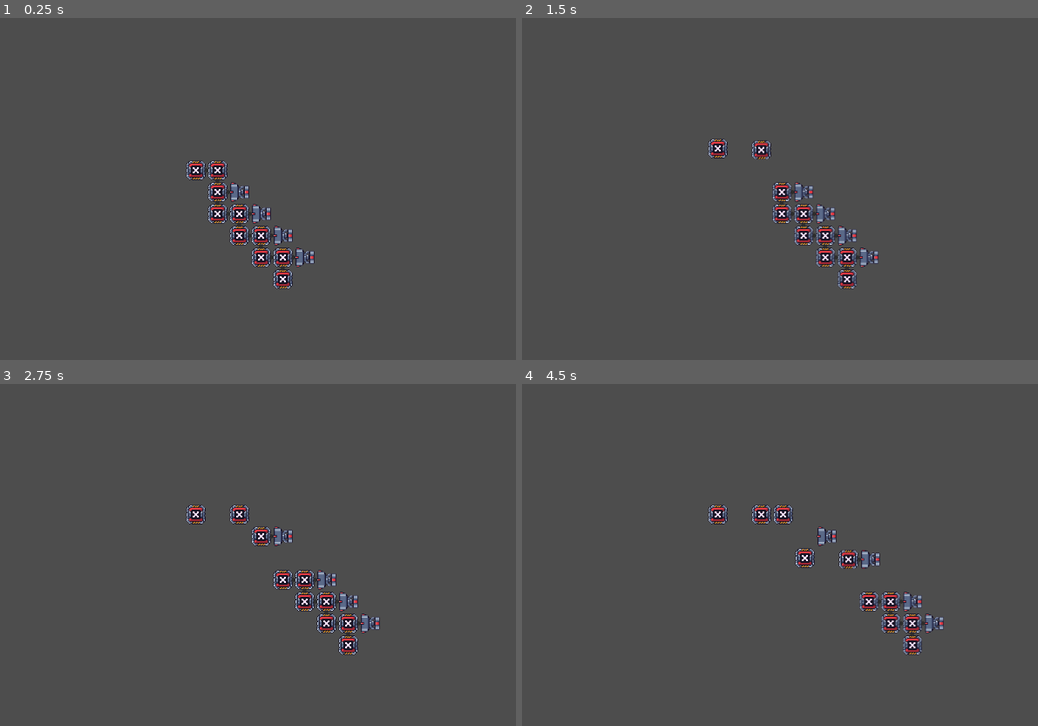
Above: before the commit, frames 1-4 (two rows, left to right).
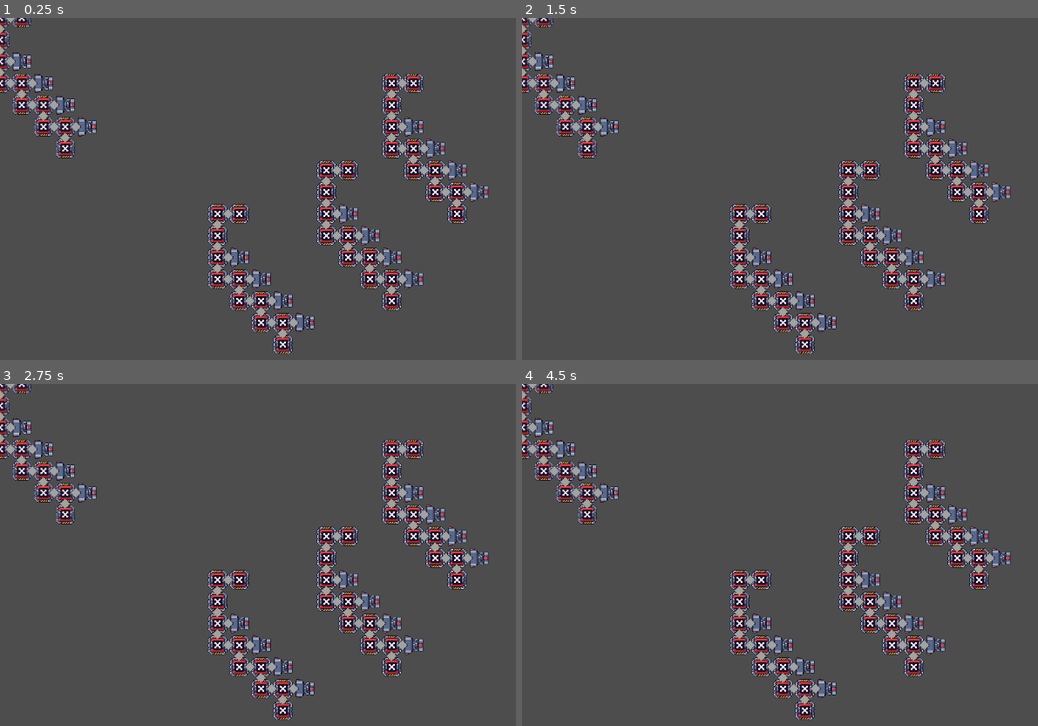
Above: after the commit, the same moments.

Repository: Retorikal/Nanodrone
Game: Godot game, scene res://Game/Level1.tscn
The game is run twice, just before and just after one commit, with the same random seed, the same clock (stepped at 60 frames per second) and the same inputs.
Inputs (mouse positions are in pixels of both pictures, inside the frame that each line leads up to):
- Up to frame 1 (0.25 s): no input
- Up to frame 2 (1.5 s): tap Enter at 0.5 s; move the mouse to (728, 171) at 0.52 s; click (728, 171) at 0.67 s; tap Space at 1.25 s; move the mouse to (759, 182) at 1.27 s; click (759, 182) at 1.42 s
- Up to frame 3 (2.75 s): tap Enter at 2 s; move the mouse to (263, 568) at 2.02 s; click (263, 568) at 2.17 s
- Up to frame 4 (4.5 s): tap Space at 2.75, 4.25 s; move the mouse to (795, 537) at 2.77 s; click (795, 537) at 2.92 s; tap Enter at 3.5 s; move the mouse to (816, 578) at 3.52 s; click (816, 578) at 3.67 s; move the mouse to (847, 589) at 4.27 s; click (847, 589) at 4.42 s

The runs differ from the first frame. In frame 1, 13% of the frame differs, in the area x 0-95%, y 0-99%; in frame 2, 13%; in frame 3, 12%; in frame 4, 12%.

Commit message:
wololo

Diff:
--- /dev/null
+++ b/Game/GameSession.tscn
@@ -0,0 +1,3 @@
+[gd_scene format=3 uid="uid://67nvt00cll2i"]
+
+[node name="GameSession" type="Node2D"]
--- a/Game/Level1.tscn
+++ b/Game/Level1.tscn
@@ -3,9 +3,27 @@
 [ext_resource type="PackedScene" uid="uid://dilw0qrwwkel7" path="res://Prefabs/Drones/PlayerDrone.tscn" id="1_n34wm"]
 [ext_resource type="Script" path="res://Scripts/Managers/LevelManager.gd" id="1_ymga8"]
 
-[node name="Node2D" type="Node2D"]
+[node name="LevelManager" type="Node2D"]
 script = ExtResource("1_ymga8")
+region_bound_tl = Vector2i(5, 2)
+region_bound_br = Vector2i(31, 17)
+grid_stride = null
 
 [node name="Drone" parent="." instance=ExtResource("1_n34wm")]
-position = Vector2(360, 216)
-grid_pos = Vector2i(10, 6)
+position = Vector2(540, 252)
+grid_pos = Vector2i(15, 7)
+split_strength = 2
+
+[node name="Drone2" parent="." instance=ExtResource("1_n34wm")]
+position = Vector2(360, 324)
+grid_pos = Vector2i(10, 9)
+split_strength = 2
+
+[node name="Drone4" parent="." instance=ExtResource("1_n34wm")]
+position = Vector2(1.4013e-45, 1.4013e-45)
+split_strength = 2
+
+[node name="Drone3" parent="." instance=ExtResource("1_n34wm")]
+position = Vector2(648, 108)
+grid_pos = Vector2i(18, 3)
+split_strength = 2
--- a/Prefabs/Cells/PlayerCell.tscn
+++ b/Prefabs/Cells/PlayerCell.tscn
@@ -1,12 +1,19 @@
-[gd_scene load_steps=3 format=3 uid="uid://dmryddlqdx0m1"]
+[gd_scene load_steps=4 format=3 uid="uid://dmryddlqdx0m1"]
 
 [ext_resource type="Script" path="res://Scripts/Entities/Cell.gd" id="1_ppb71"]
 [ext_resource type="Texture2D" uid="uid://5rxg8cjn8mtd" path="res://Assets/PlayerCore.tres" id="2_a1037"]
 
-[node name="Cell" type="Node2D"]
+[sub_resource type="RectangleShape2D" id="RectangleShape2D_7veu6"]
+size = Vector2(32, 32)
+
+[node name="Cell" type="Area2D"]
 script = ExtResource("1_ppb71")
 
 [node name="NewAtlasTexture" type="Sprite2D" parent="."]
 texture = ExtResource("2_a1037")
 
+[node name="CollisionShape2D" type="CollisionShape2D" parent="."]
+shape = SubResource("RectangleShape2D_7veu6")
+
 [connection signal="child_entered_tree" from="." to="." method="_on_child_entered_tree"]
+[connection signal="input_event" from="." to="." method="_on_input_event"]
--- a/Prefabs/Cells/PlayerGun.tscn
+++ b/Prefabs/Cells/PlayerGun.tscn
@@ -1,13 +1,20 @@
-[gd_scene load_steps=3 format=3 uid="uid://bm1vs2wmaipd5"]
+[gd_scene load_steps=4 format=3 uid="uid://bm1vs2wmaipd5"]
 
 [ext_resource type="Script" path="res://Scripts/Entities/CellGun.gd" id="1_cp8tf"]
 [ext_resource type="Texture2D" uid="uid://tixjn5urxxyw" path="res://Assets/PlayerGun.tres" id="2_ai7mq"]
 
-[node name="Gun" type="Node2D"]
+[sub_resource type="RectangleShape2D" id="RectangleShape2D_hxban"]
+size = Vector2(32, 32)
+
+[node name="Gun" type="Area2D"]
 script = ExtResource("1_cp8tf")
 life = 1
 
 [node name="NewAtlasTexture" type="Sprite2D" parent="."]
 texture = ExtResource("2_ai7mq")
 
+[node name="CollisionShape2D" type="CollisionShape2D" parent="."]
+shape = SubResource("RectangleShape2D_hxban")
+
 [connection signal="child_entered_tree" from="." to="." method="_on_child_entered_tree"]
+[connection signal="input_event" from="." to="." method="_on_input_event"]
--- a/Prefabs/Drones/Joint.tscn
+++ b/Prefabs/Drones/Joint.tscn
@@ -5,16 +5,14 @@
 [sub_resource type="CircleShape2D" id="CircleShape2D_8tjpw"]
 radius = 8.0
 
-[node name="Breakpoint" type="Polygon2D"]
-color = Color(0.180005, 0.180005, 0.180005, 1)
-polygon = PackedVector2Array(-4, 0, 0, -4, 4, 0, 0, 4)
+[node name="Breakpoint" type="Area2D"]
 script = ExtResource("1_h7qkf")
 
-[node name="Area2D" type="Area2D" parent="."]
-
-[node name="CollisionShape2D" type="CollisionShape2D" parent="Area2D"]
+[node name="CollisionShape2D" type="CollisionShape2D" parent="."]
 shape = SubResource("CircleShape2D_8tjpw")
 
-[connection signal="input_event" from="Area2D" to="." method="_on_area_2d_input_event"]
-[connection signal="mouse_entered" from="Area2D" to="." method="_on_area_2d_mouse_entered"]
-[connection signal="mouse_exited" from="Area2D" to="." method="_on_area_2d_mouse_exited"]
+[node name="Area2D" type="Polygon2D" parent="."]
+color = Color(0.637843, 0.637843, 0.637843, 1)
+polygon = PackedVector2Array(-8, 0, 0, 8, 8, 0, 0, -8)
+
+[connection signal="input_event" from="." to="." method="_on_input_event"]
--- a/Prefabs/Drones/PlayerDrone.tscn
+++ b/Prefabs/Drones/PlayerDrone.tscn
@@ -7,18 +7,19 @@
 
 [node name="Drone" type="Node2D"]
 script = ExtResource("1_llct6")
+split_strength = 4
 breakpoint_template = ExtResource("2_tjsaw")
-size = 14
-max_life = 24.0
+size = 15
+max_life = 26.0
 
 [node name="Cell6" parent="." instance=ExtResource("2_8pacg")]
-position = Vector2(-36, 36)
-connected_D = true
-grid_pos = Vector2i(-1, 1)
+position = Vector2(36, 0)
+connected_A = true
+grid_pos = Vector2i(1, 0)
 
 [node name="Cell8" parent="." instance=ExtResource("2_8pacg")]
 position = Vector2(0, 36)
-connected_A = true
+connected_W = true
 connected_S = true
 grid_pos = Vector2i(0, 1)
 
@@ -28,6 +29,10 @@
 connected_S = true
 connected_D = true
 grid_pos = Vector2i(0, 2)
+
+[node name="Cell17" parent="." instance=ExtResource("2_8pacg")]
+connected_S = true
+connected_D = true
 
 [node name="Cell10" parent="." instance=ExtResource("2_8pacg")]
 position = Vector2(0, 108)
--- /dev/null
+++ b/Scripts/Controller/Command.gd
@@ -0,0 +1,3 @@
+class_name Command
+
+var target_drone: Drone
--- a/Scripts/Controller/Controller.gd
+++ b/Scripts/Controller/Controller.gd
@@ -1,11 +1,15 @@
 extends Node
+class_name Controller
 
+signal command_ready(commands: Array[Command])
 
 # Called when the node enters the scene tree for the first time.
 func _ready() -> void:
   pass # Replace with function body.
 
-
 # Called every frame. 'delta' is the elapsed time since the previous frame.
 func _process(delta: float) -> void:
   pass
+
+func prepare_controls(all_drones: Array[Drone], commandable_drones: Array[Drone]):
+  pass
--- a/Scripts/Controller/ControllerAI.gd
+++ b/Scripts/Controller/ControllerAI.gd
@@ -1,5 +1,5 @@
-extends Node
-
+extends Controller
+class_name ControllerAI
 
 # Called when the node enters the scene tree for the first time.
 func _ready() -> void:
@@ -9,3 +9,6 @@
 # Called every frame. 'delta' is the elapsed time since the previous frame.
 func _process(delta: float) -> void:
   pass
+
+func prepare_controls(all_drones: Array[Drone], commandable_drones: Array[Drone]):
+  pass
--- a/Scripts/Controller/ControllerUI.gd
+++ b/Scripts/Controller/ControllerUI.gd
@@ -1,5 +1,5 @@
-extends Node
-
+extends Controller
+class_name ControllerUI
 
 # Called when the node enters the scene tree for the first time.
 func _ready() -> void:
@@ -9,3 +9,13 @@
 # Called every frame. 'delta' is the elapsed time since the previous frame.
 func _process(delta: float) -> void:
   pass
+
+func prepare_controls(all_drones: Array[Drone], commandable_drones: Array[Drone]):
+  var commands: Array[Command]
+
+  for drone in commandable_drones:
+    var possible_joints = drone.joint_dict.keys()
+    var index:int = possible_joints.size/2
+    var target_joint = drone.joint_dict[possible_joints[index]]
+    commands.push_back(SplitCommand.new(drone, target_joint))
+  pass
--- /dev/null
+++ b/Scripts/Controller/MoveCommand.gd
@@ -0,0 +1,8 @@
+extends Command
+class_name MoveCommand
+
+var move_target: Vector2i
+
+func _init(drone: Drone, move:Vector2i):
+  target_drone = drone
+  move_target = move
--- /dev/null
+++ b/Scripts/Controller/SplitCommand.gd
@@ -0,0 +1,8 @@
+extends Command
+class_name SplitCommand
+
+var split_target: Joint
+
+func _init(drone: Drone, joint:Joint):
+  target_drone = drone
+  split_target = joint
--- a/Scripts/Entities/Cell.gd
+++ b/Scripts/Entities/Cell.gd
@@ -1,7 +1,8 @@
 @tool
-extends Node2D
+extends Area2D
 class_name Cell
 
+signal cell_clicked(cell: Cell)
 signal request_connect(cell: Cell, connect_cell: C.Dir, value: bool)
 
 @export var life: int = 2
@@ -62,7 +63,7 @@
     var grid_pos_frac = position / parent.grid_stride;
     grid_pos = Vector2i(grid_pos_frac.round())
 
-func _on_child_entered_tree(node: Node) -> void:
+func _on_child_entered_tree(_node: Node) -> void:
   var tmpParent = get_parent()
 
   if get_parent() is Drone:
@@ -82,11 +83,14 @@
   request_connect.emit(self, connect_dir, value)
   pass
 
+func _on_input_event(viewport: Node, event: InputEvent, shape_idx: int) -> void:
+  if event is InputEventMouseButton and event.is_pressed():
+    cell_clicked.emit(self)
+
 func _get_configuration_warnings():
   var warnings = []
 
   if get_parent() is not Drone:
     warnings.append("Cell object must be parented to a Drone object")
 
-
   return warnings
--- a/Scripts/Entities/CellGun.gd
+++ b/Scripts/Entities/CellGun.gd
@@ -12,3 +12,8 @@
 # Called every frame. 'delta' is the elapsed time since the previous frame.
 func _process(delta: float) -> void:
   pass
+
+
+func _on_input_event(viewport: Node, event: InputEvent, shape_idx: int) -> void:
+  if event is InputEventMouseButton and event.is_pressed():
+    cell_clicked.emit(self)
--- a/Scripts/Entities/Drone.gd
+++ b/Scripts/Entities/Drone.gd
@@ -2,9 +2,16 @@
 extends Node2D
 class_name Drone
 
-signal drone_split(drone: Drone)
-
+signal drone_split(drone1: Drone, drone2: Drone)
+signal drone_body_clicked(drone: Drone, cell: Cell)
+signal drone_joint_clicked(drone: Drone, joint: Joint)
+signal action_done(drone:Drone)
+signal destroyed(drone:Drone)
+
+@export var player_owned: bool
 @export var grid_pos: Vector2i
+@export var split_strength: int
+@export var life: float
 
 @export_category("Scenes")
 @export var breakpoint_template: PackedScene
@@ -27,6 +34,12 @@
 @onready var cell_dict: Dictionary = Dictionary()
 @onready var joint_dict: Dictionary = Dictionary()
 
+var local_bbox: Rect2i
+var is_queued: bool = false
+var global_bbox: Rect2i:
+  get:
+    return Rect2i(grid_pos + local_bbox.position, local_bbox.size)
+
 # Called when the node enters the scene tree for the first time.
 func _ready() -> void:
   register_cells()
@@ -36,9 +49,13 @@
 
 # Called every frame. 'delta' is the elapsed time since the previous frame.
 func _process(_delta: float) -> void:
-  position = position.lerp(grid_pos * grid_stride, 0.5);
+  var target = grid_pos * grid_stride
+  position = position.lerp(target, 0.5);
+
+  if position.distance_squared_to(target) < 0.01 && is_queued:
+    is_queued = false
+    action_done.emit(self)
   pass
-
 
 func register_joints():
   for id in cell_dict:
@@ -66,13 +83,13 @@
   joint.cell2 = cell2
   joint.cell1.adjacents.append(cell2)
   joint.cell2.adjacents.append(cell1)
-  joint.connect("request_break", self._on_break) # TODO: This should be managed by LevelManager
   joint_dict[joint.get_joint_key()] = joint
   add_child(joint)
-
+  joint.connect("joint_clicked", self._body_clicked)
   return joint
 
 func delete_joint(joint: Joint):
+  joint.disconnect("joint_clicked", self._body_clicked)
   joint_dict.erase(joint.delete())
   return joint
 
@@ -80,11 +97,19 @@
   cell_dict = Dictionary()
 
   # TODO: Round everything first
-
+  var tl: Vector2i = Vector2i(100000, 100000)
+  var br: Vector2i = Vector2i(-100000, -100000)
   for child in get_children():
     if child is Cell:
       child.position = child.grid_pos * grid_stride
       cell_dict[child.grid_pos] = child
+      if !child.cell_clicked.is_connected(self._body_clicked):
+        child.connect("cell_clicked", self._body_clicked)
+
+      tl = Vector2i(min(tl.x, child.grid_pos.x), min(tl.y, child.grid_pos.y))
+      br = Vector2i(max(br.x, child.grid_pos.x), max(br.y, child.grid_pos.y))
+
+  local_bbox = Rect2i(tl, br + Vector2i.ONE - tl)
 
   for id in cell_dict:
     var cell: Cell = cell_dict[id]
@@ -110,14 +135,23 @@
         cell.connected_D = false
     pass
 
-
-func _on_request_connect(cell: Cell, connect_cell: C.Dir, value: bool):
+  print_debug("Drone cells registered", global_bbox)
+
+func damage(damage: float):
+  life -= damage
+  if life <= 0:
+    destroyed.emit(self)
+    queue_free()
+
+func move(target: Vector2i):
+  is_queued = true
+  grid_pos = target
   pass
 
-func _on_break(joint: Joint):
-  print("I am at ", self, " and was called by ", joint)
-
+func split(joint: Joint) -> Drone:
+  is_queued = true
   var split_cell_seed: Cell = joint.cell2
+  var split_vertical = joint.is_vertical
   delete_joint(joint)
 
   var explored_ids: Array[Vector2i] = []
@@ -137,10 +171,13 @@
   # Create clone
   var clone = Drone.new()
   clone.grid_stride = grid_stride
+  clone.is_queued = true
   clone.position = position
   clone.breakpoint_template = breakpoint_template
+  clone.split_strength = split_strength
   for explored_id in explored_ids:
     var cell: Cell = cell_dict[explored_id]
+    cell.disconnect("cell_clicked", self._body_clicked)
     cell_dict.erase(explored_id)
     remove_child(cell)
     clone.add_child(cell)
@@ -151,7 +188,6 @@
     print(joint_id)
 
   for joint_id in joint_dict.keys():
-    print("attempting to delete ", joint_id)
     var checked_joint: Joint = joint_dict[joint_id]
     var joint_cell_id_1 = checked_joint.cell1.grid_pos
     var joint_cell_id_2 = checked_joint.cell2.grid_pos
@@ -159,10 +195,30 @@
       delete_joint(checked_joint)
 
   # Push clone and self away.
-  var clone_size = explored_ids.size()
+  var size_pool: float = explored_ids.size() + size
+  var size_frac = size / size_pool
+  var clone_force: int = round(size_frac * split_strength)
+  var main_force: int = clone_force - split_strength
+  var direction = (Vector2i.DOWN if split_vertical else Vector2i.RIGHT)
   var start_pos = grid_pos
-  clone.grid_pos = start_pos + Vector2i.RIGHT
-  grid_pos = start_pos + Vector2i.UP
-  print("split weight is ", clone_size, size)
-
+  grid_pos = start_pos + direction * main_force
+  clone.grid_pos = start_pos + direction * clone_force
+  drone_split.emit(self, clone)
+  print("Splitting ", main_force, ":", clone_force, " ", explored_ids.size(), ":", size)
+
+  return clone
+
+func _body_clicked(body_part: Area2D):
+  print(body_part, " Clicked!")
+  if body_part is Cell:
+    drone_body_clicked.emit(self, body_part)
+    return
+  if body_part is Joint:
+    drone_joint_clicked.emit(self, body_part)
+    return
+
+  print_debug("Unrecognized clicker")
+
+
+func _on_request_connect(cell: Cell, connect_cell: C.Dir, value: bool):
   pass
--- a/Scripts/Entities/Joint.gd
+++ b/Scripts/Entities/Joint.gd
@@ -1,7 +1,7 @@
-extends Node2D
+extends Area2D
 class_name Joint
 
-signal request_break(joint: Joint)
+signal joint_clicked(joint: Joint)
 
 @export var cell1: Cell
 @export var cell2: Cell
@@ -19,6 +19,10 @@
     max_cell = pos1 if pos1.y > pos2.y else pos2
 
   return str(min_cell) + str(max_cell)
+
+var is_vertical: bool:
+  get:
+    return cell1.grid_pos.x == cell2.grid_pos.x
 
 func get_joint_key():
   return Joint.get_key(cell1.grid_pos, cell2.grid_pos);
@@ -38,11 +42,9 @@
 func _process(_delta: float) -> void:
   global_position = (cell1.global_position + cell2.global_position) / 2
 
-
-func _on_area_2d_input_event(viewport: Node, event: InputEvent, shape_idx: int) -> void:
+func _on_input_event(viewport: Node, event: InputEvent, shape_idx: int) -> void:
   if event is InputEventMouseButton and event.is_pressed():
-    print("Joint ", get_joint_key(), " request break")
-    request_break.emit(self)
+    joint_clicked.emit(self)
 
 func _on_area_2d_mouse_exited() -> void:
   pass # Replace with function body.
--- a/Scripts/Managers/LevelManager.gd
+++ b/Scripts/Managers/LevelManager.gd
@@ -1,13 +1,99 @@
 extends Node2D
 class_name LevelManager
 
+enum State {PLANNING, MOVING}
+
+@export var region_bound_tl: Vector2i
+@export var region_bound_br: Vector2i
 @export var grid_stride: int = 36
+@export var state: State = State.PLANNING
+
+var user_con: Controller
+var comp_con: Controller
+var drones: Array[Drone]
+var pending_command: Dictionary
+
+var valid_bbox: Rect2i:
+  get():
+    return Rect2i(region_bound_tl, region_bound_br + Vector2i.ONE - region_bound_tl)
 
 # Called when the node enters the scene tree for the first time.
 func _ready() -> void:
+  for child in get_children():
+    if child is Drone:
+      drones.append(child)
   pass # Replace with function body.
-
 
 # Called every frame. 'delta' is the elapsed time since the previous frame.
 func _process(delta: float) -> void:
   pass
+
+func pool_command():
+  var user_drones: Array[Drone] = []
+  var comp_drones: Array[Drone] = []
+
+  drones.sort_custom(sort_drones_mass_ascending)
+
+  for drone in drones:
+    if drone.player_owned:
+      user_drones.append(drone)
+    else:
+      comp_drones.append(drone)
+
+  user_con.prepare_controls(drones, user_drones)
+  comp_con.prepare_controls(drones, comp_drones)
+
+func sort_drones_mass_ascending(d1: Drone, d2: Drone):
+  if d1.size < d2.size:
+    return true
+
+  if d1.player_owned:
+    return true
+
+  return false
+
+func resolve_commands():
+  var resolvable_drones = drones.duplicate(false)
+
+  for drone in resolvable_drones:
+    var command = pending_command[drone]
+
+    if command is MoveCommand:
+      move_within_bounds(drone, command.move_target)
+
+      if !drone.is_queued:
+        await drone.action_done
+
+    if command is SplitCommand:
+      var clone = drone.split(command.split_target)
+      move_within_bounds(clone, clone.grid_pos)
+      move_within_bounds(drone, drone.grid_pos)
+
+      if !drone.is_queued:
+        await drone.action_done
+
+      if !clone.is_queued:
+        await clone.action_done
+
+func move_within_bounds(drone: Drone, target: Vector2i):
+  var clamped_target = target
+  var dl = drone.global_bbox.position.x - valid_bbox.position.x
+  var dr = valid_bbox.end.x - drone.global_bbox.end.x
+  var dtop = drone.global_bbox.position.y - valid_bbox.position.y
+  var dbot = valid_bbox.end.y - drone.global_bbox.end.y
+
+  if dl < 0:
+    clamped_target.x -= dl
+  if dr < 0:
+    clamped_target.x += dr
+  if dtop < 0:
+    clamped_target.y -= dtop
+  if dbot < 0:
+    clamped_target.y += dbot
+
+  drone.move(clamped_target)
+  pass
+
+func _on_command_ready(commands: Array[Command]):
+  for command in commands:
+    pending_command[command.target_drone] = command
